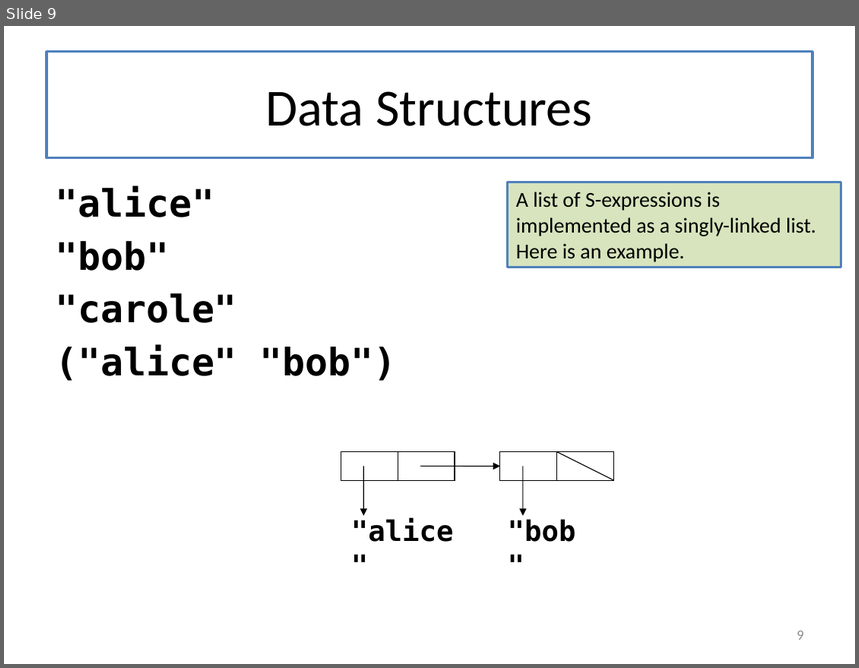
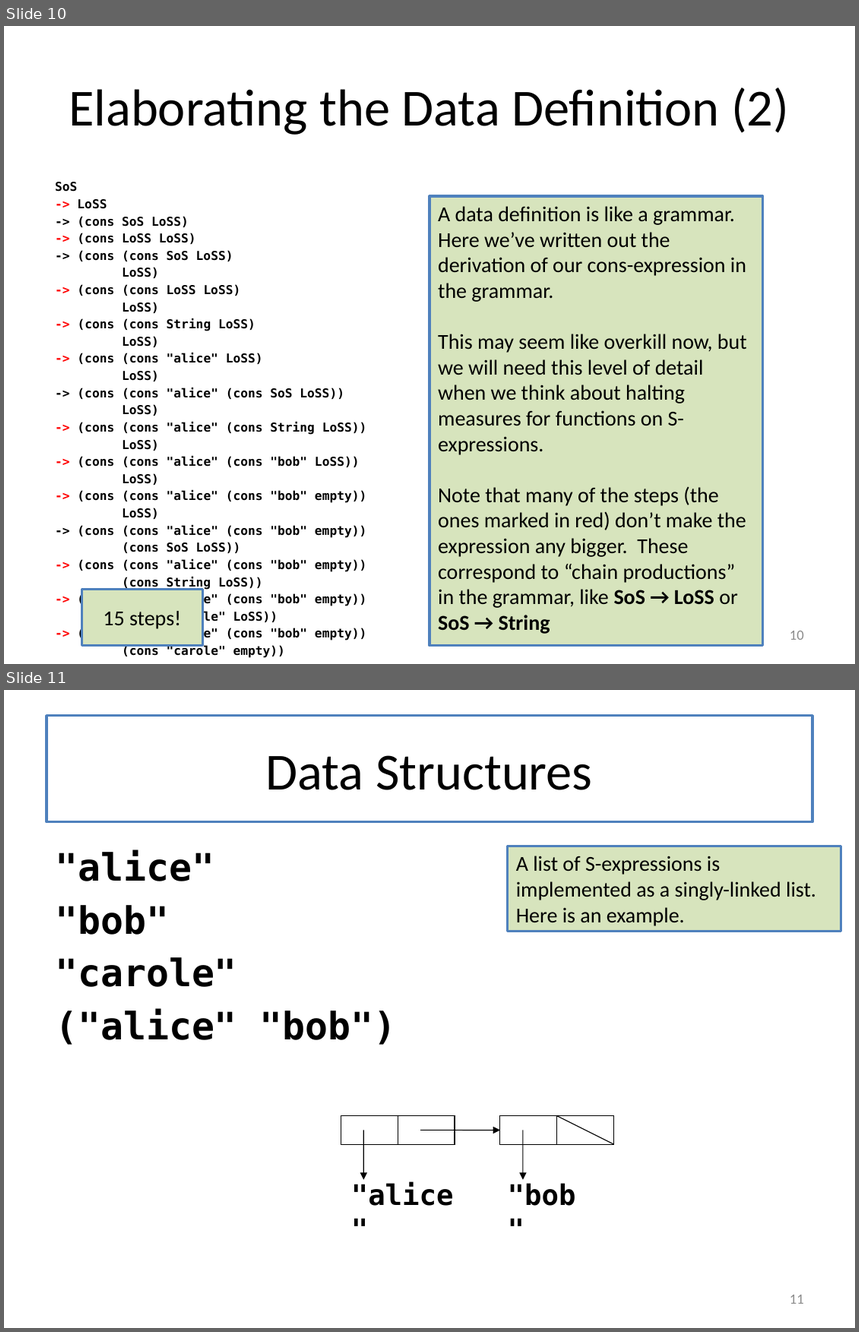
Before and after one commit to mwand/cs5010f16, a slide deck: Slides/Lesson 6.5 Lists of Lists.pptx. Shown one above the other, each under a label of ours: slide 9 before the commit, slides 10 and 11 after it. The pictures are 859x668 and 859x1332 pixels, drawn with LibreOffice and Linux fonts; fonts in the diff are those of the drawing. Boxes give left, top, right and bottom in pixels: in the first picture for what was removed or moved away, otherwise in the second. Text is boxed around its words. In the diff, an @@ line names an element or a change of style, - is before the commit and + after.

```diff
--- a/Slides/Lesson 6.5 Lists of Lists.pptx
+++ b/Slides/Lesson 6.5 Lists of Lists.pptx
@@ slide 10 added at [4, 26, 855, 664], background #FFFFFF @@
@@ title added at [47, 52, 813, 158], fill #FFFFFF, outline #4F81BD 2 pt, 44 pt, text #000000 @@
+Elaborating the Data Definition (2)
@@ text added at [55, 182, 367, 658], 10.4 pt, text #000000, bold @@
+SoS
+-> LoSS
+-> (cons SoS LoSS)
+-> (cons LoSS LoSS)
+-> (cons (cons SoS LoSS)
+LoSS)
+-> (cons (cons LoSS LoSS)
+LoSS)
+-> (cons (cons String LoSS)
+LoSS)
+-> (cons (cons "alice" LoSS)
+LoSS)
+-> (cons (cons "alice" (cons SoS LoSS))
+LoSS)
+-> (cons (cons "alice" (cons String LoSS))
+LoSS)
+-> (cons (cons "alice" (cons "bob" LoSS))
+LoSS)
+-> (cons (cons "alice" (cons "bob" empty))
+LoSS)
+-> (cons (cons "alice" (cons "bob" empty))
+(cons SoS LoSS))
+-> (cons (cons "alice" (cons "bob" empty))
+(cons String LoSS))
+-> (cons (cons "alice" (cons "bob" empty))
+(cons "carole" LoSS))
+-> (cons (cons "alice" (cons "bob" empty))
+(cons "carole" empty))
@@ rectangle added at [430, 196, 763, 645], fill #D7E4BD, outline #4F81BD 2 pt, 18 pt, text #000000 @@
+A data definition is like a grammar. Here we’ve written out the derivation of our cons-expression in the grammar.
+This may seem like overkill now, but
+we will need this level of detail when we think about halting measures for functions on S-expressions.
+Note that many of the steps (the ones marked in red) don’t make the expression any bigger. These correspond to “chain productions” in the grammar, like SoS → LoSS or SoS → String
@@ rectangle added at [82, 589, 203, 646], fill #D7E4BD, outline #4F81BD 2 pt, 18 pt, text #000000 @@
+15 steps!
@@ page number added at [790, 631, 804, 640], 12 pt, text #8C8C8C @@
+10
@@ what was slide 9 is now slide 11 @@
@@ page number at [790, 1295, 804, 1304]: text changed @@
-9
+11
```
Also in this commit, not shown: 2 slides changed, 1 other slide added, 7 other files.
